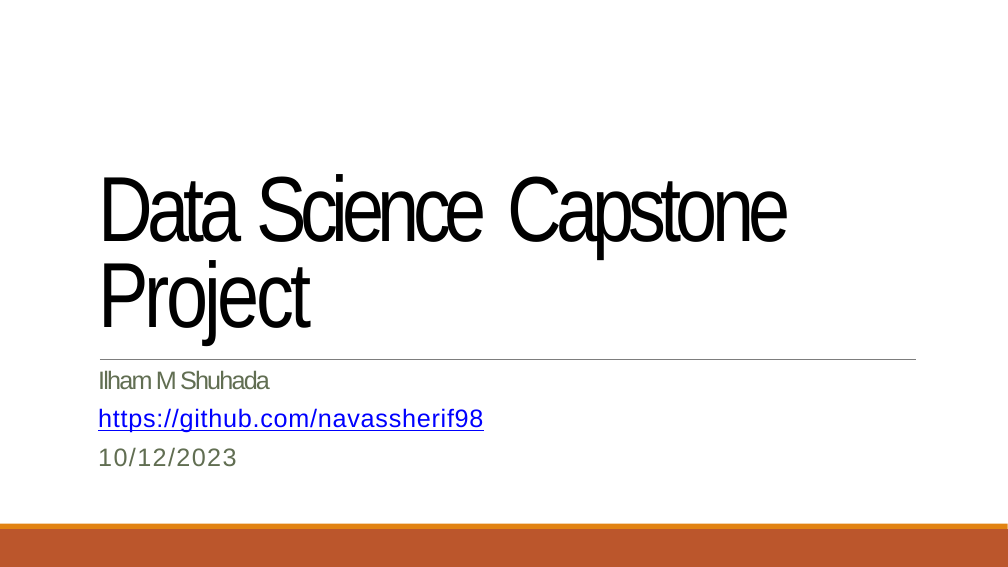
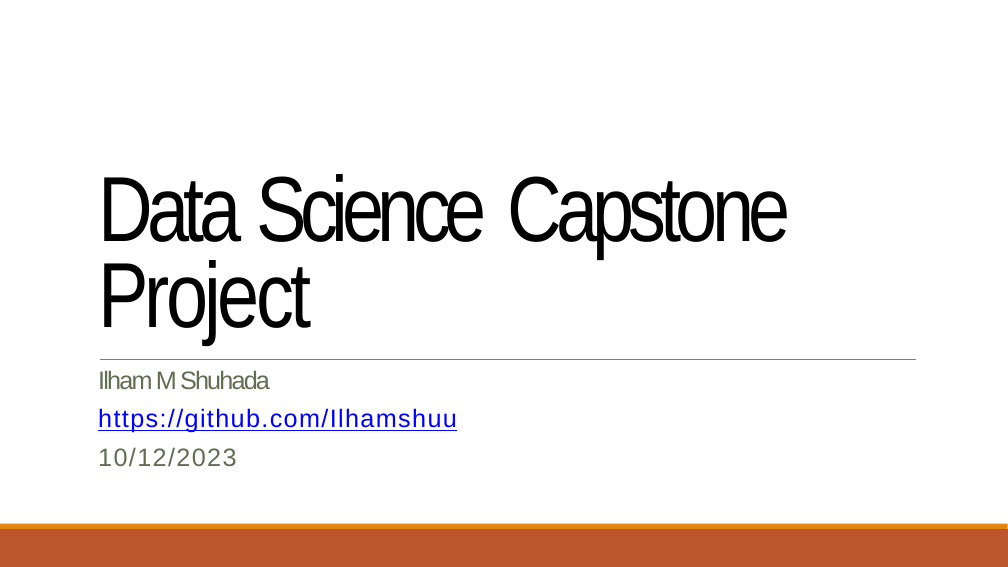
Before and after one commit to Ilhamshuu/Launch-Rocket-Prediction-IBMDataScience, a slide deck: slide 1 of Final_Project_PPT.pptx. Drawn at 1008x567 pixels with LibreOffice and Linux fonts; fonts in the diff are those of the drawing. Boxes give left, top, right and bottom in pixels: in the first picture for what was removed or moved away, otherwise in the second. Text is boxed around its words. In the diff, an @@ line names an element or a change of style, - is before the commit and + after.

```diff
--- a/Final_Project_PPT.pptx
+++ b/Final_Project_PPT.pptx
@@ text at bbox=[98, 408, 457, 433]: text changed @@
-https://github.com/navassherif98
+https://github.com/Ilhamshuu
```
Also in this commit, not shown: 8 other slides changed.
